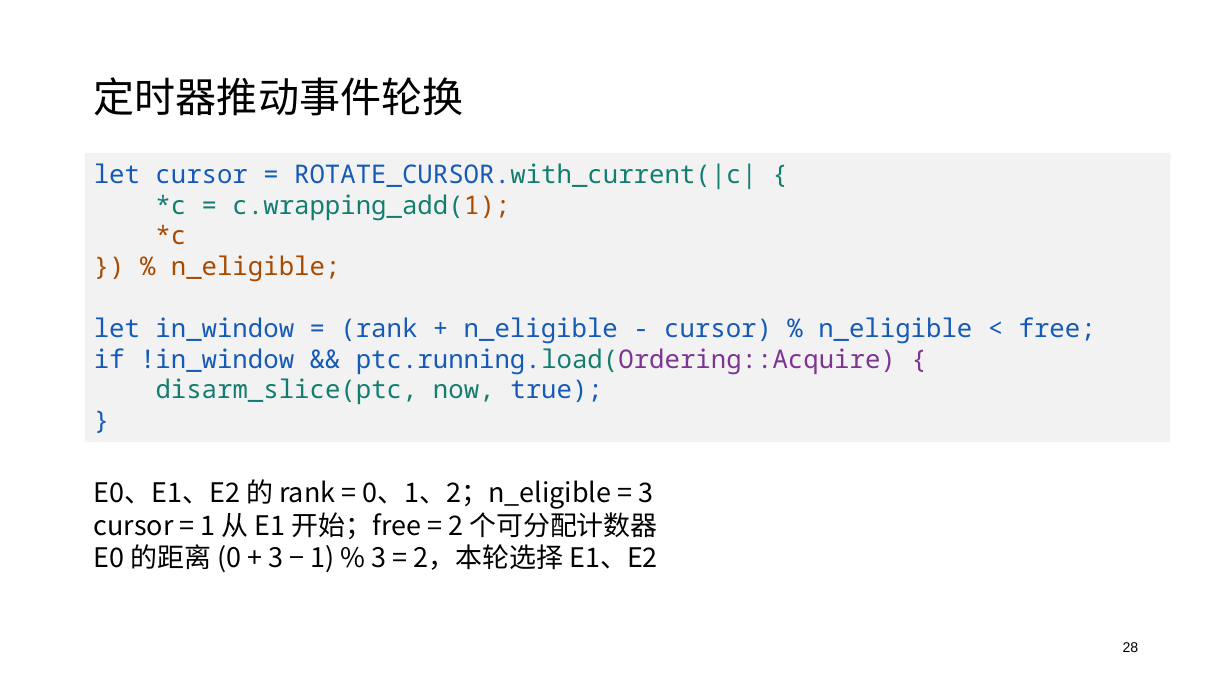
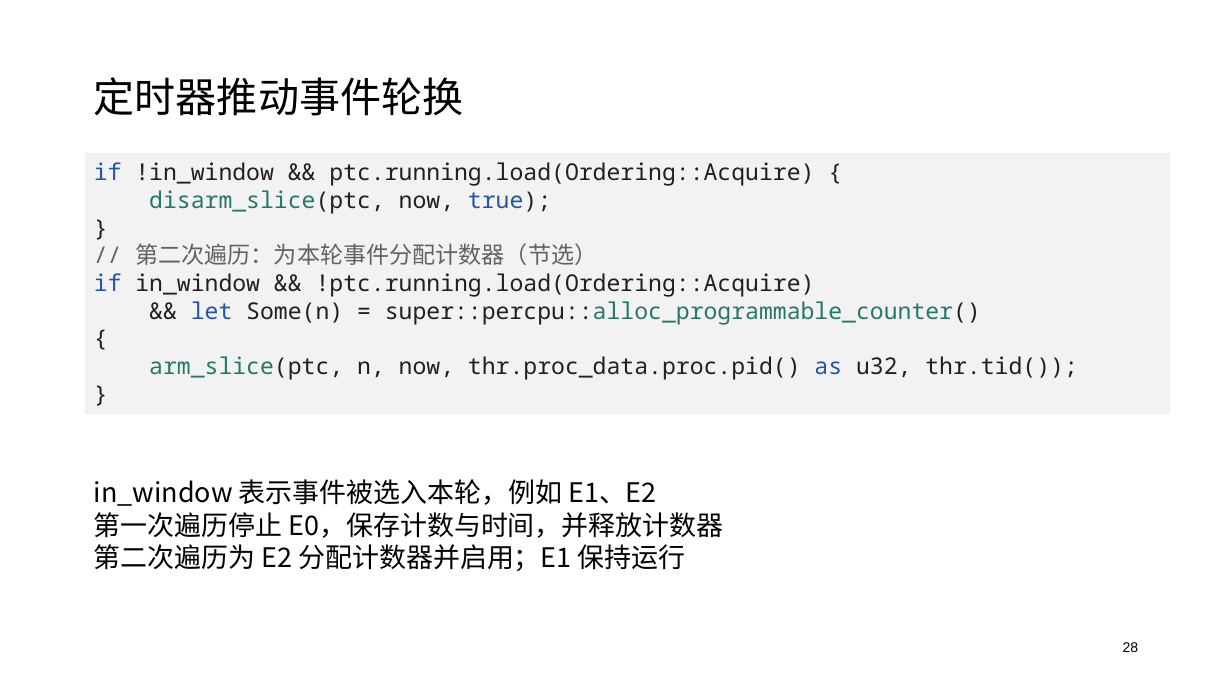
Before and after one commit to oscomp-posad/tgoskits, a slide deck: slide 28 of docs/presentations/starryos-perf.pptx. Drawn at 1232x693 pixels with LibreOffice and Linux fonts; fonts in the diff are those of the drawing. Boxes give left, top, right and bottom in pixels: in the first picture for what was removed or moved away, otherwise in the second. Text is boxed around its words. In the diff, an @@ line names an element or a change of style, - is before the commit and + after.

Commit message:
docs(perf): explain counter scheduling and sampling step by step

```diff
--- a/docs/presentations/starryos-perf.pptx
+++ b/docs/presentations/starryos-perf.pptx
@@ rectangle "if !in_window && ptc.running.load(Ordering::Acquire) { ..." resized from (x1=85, y1=153, x2=1171, y2=443) to (x1=85, y1=153, x2=1171, y2=415) @@
@@ text in rectangle at (x1=94, y1=162, x2=1077, y2=380): text changed; size 20 to 18 pt; text colour #165AB8 to #202020 @@
-let cursor = ROTATE_CURSOR.with_current(|c| {
-*c = c.wrapping_add(1);
-*c
-}) % n_eligible;
-let in_window = (rank + n_eligible - cursor) % n_eligible < free;
-if !in_window && ptc.running.load(Ordering::Acquire) {
-disarm_slice(ptc, now, true);
-}
+if !in_window && ptc.running.load(Ordering::Acquire) {
+disarm_slice(ptc, now, true);
+}
+// 第二次遍历：为本轮事件分配计数器（节选）
+if in_window && !ptc.running.load(Ordering::Acquire)
+&& let Some(n) = super::percpu::alloc_programmable_counter()
+{
+arm_slice(ptc, n, now, thr.proc_data.proc.pid() as u32, thr.tid());
+}
@@ text at (x1=94, y1=479, x2=723, y2=571): text changed @@
-E0、E1、E2 的 rank = 0、1、2；n_eligible = 3
-cursor = 1 从 E1 开始；free = 2 个可分配计数器
-E0 的距离 (0 + 3 − 1) % 3 = 2，本轮选择 E1、E2
+in_window 表示事件被选入本轮，例如 E1、E2
+第一次遍历停止 E0，保存计数与时间，并释放计数器
+第二次遍历为 E2 分配计数器并启用；E1 保持运行
```
Also in this commit, not shown: 22 other slides changed, 1 other file.
